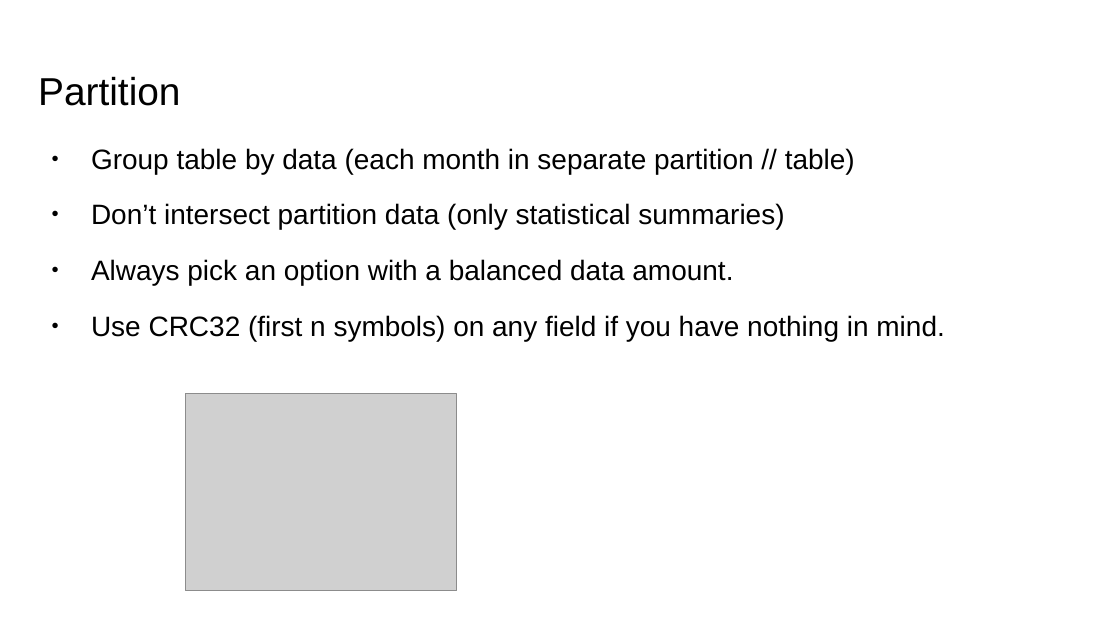
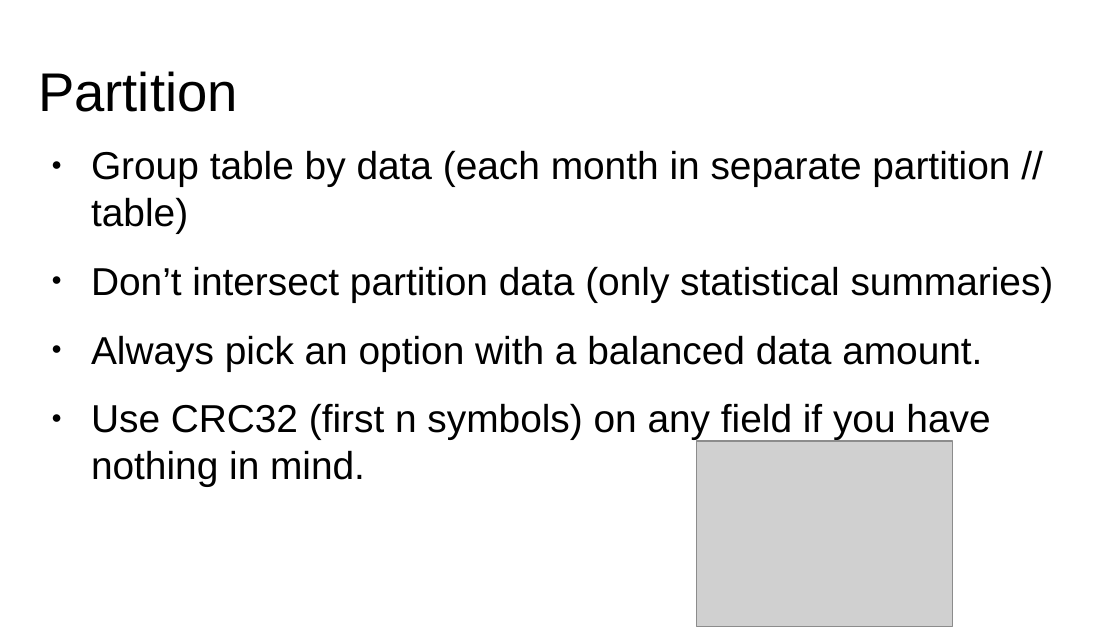
Before and after one commit to Neznajki/devclub-high-load-db, a slide deck: slide 22 of High Load System DB.pptx (slide 21 before the commit). Drawn at 1120x630 pixels with LibreOffice and Linux fonts; fonts in the diff are those of the drawing; grey boxes stand for pictures. Boxes give left, top, right and bottom in pixels: in the first picture for what was removed or moved away, otherwise in the second. Text is boxed around its words. In the diff, an @@ line names an element or a change of style, - is before the commit and + after.

```diff
--- a/High Load System DB.pptx
+++ b/High Load System DB.pptx
@@ text "Partition" at [38, 71, 238, 112]: size 25 to 35 pt @@
@@ text "Group table by data (each ..." at [91, 150, 1054, 486]: size 18 to 25 pt @@
@@ picture: place and size @@
-picture at [185, 394, 457, 591]
+picture at [697, 441, 952, 627]
```
Also in this commit, not shown: 22 other slides changed, 1 slide added.
